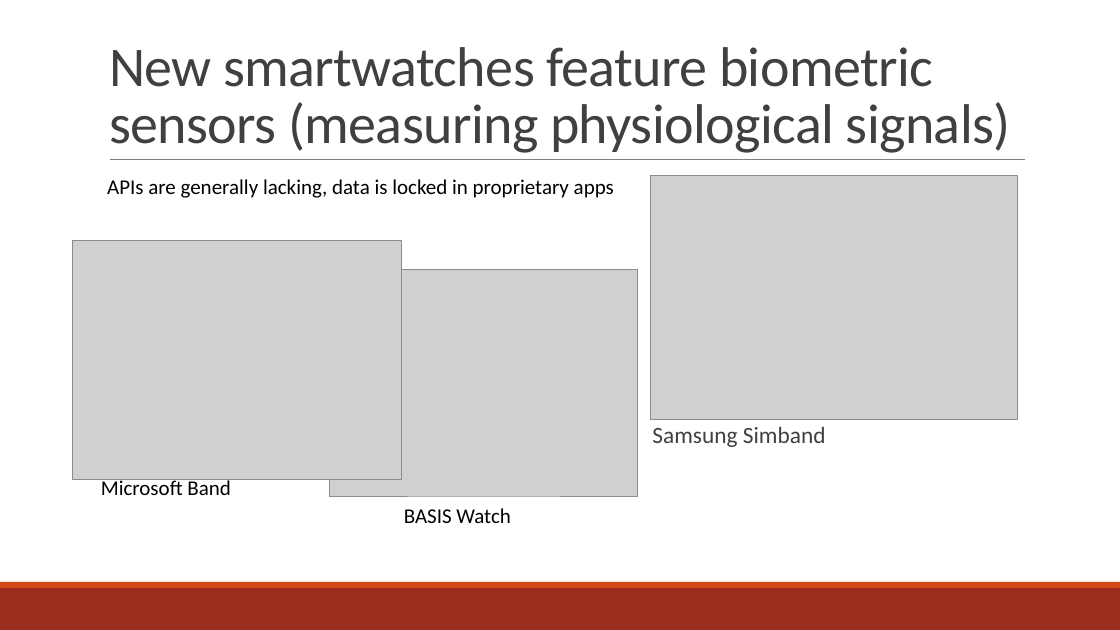
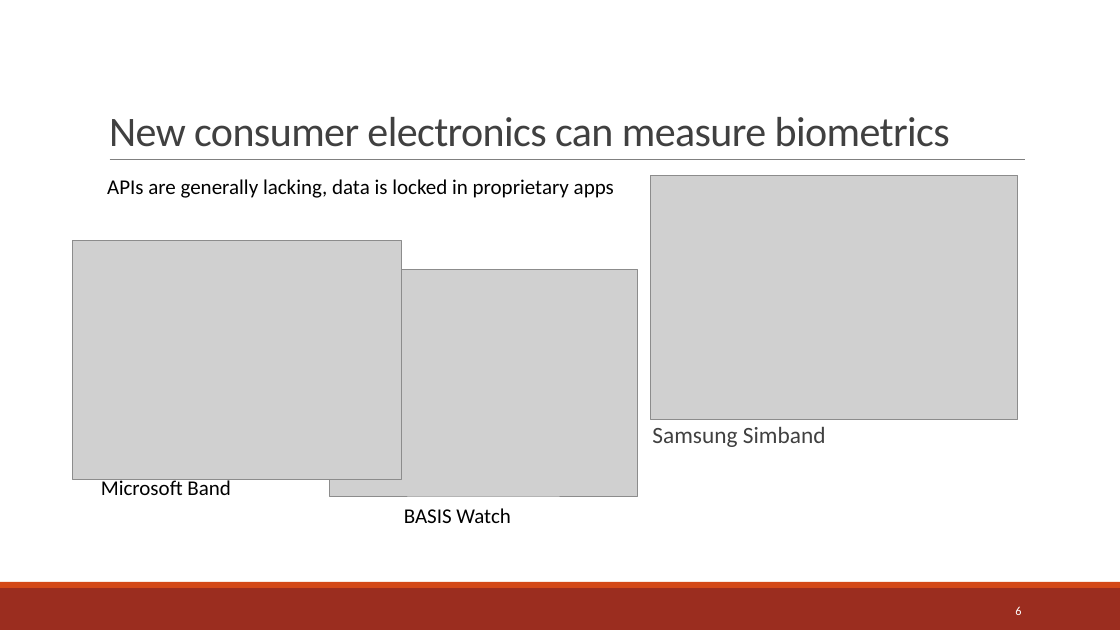
Before and after one commit to Rahazan/AI-BSc-Thesis, a slide deck: slide 6 of presentation/GSR Presentation.pptx (slide 4 before the commit). Drawn at 1120x630 pixels with LibreOffice and Linux fonts; fonts in the diff are those of the drawing; grey boxes stand for pictures. Boxes give left, top, right and bottom in pixels: in the first picture for what was removed or moved away, otherwise in the second. Text is boxed around its words. In the diff, an @@ line names an element or a change of style, - is before the commit and + after.

```diff
--- a/presentation/GSR Presentation.pptx
+++ b/presentation/GSR Presentation.pptx
@@ title at bbox=[109, 117, 950, 147]: text changed; size 48 to 36 pt @@
-New smartwatches feature biometric sensors (measuring physiological signals)
+New consumer electronics can measure biometrics
@@ page number added at bbox=[1015, 606, 1021, 615], 10.5 pt, text #FFFFFF @@
+6
```
Also in this commit, not shown: 32 other slides changed, 3 slides added, 1 other file.
